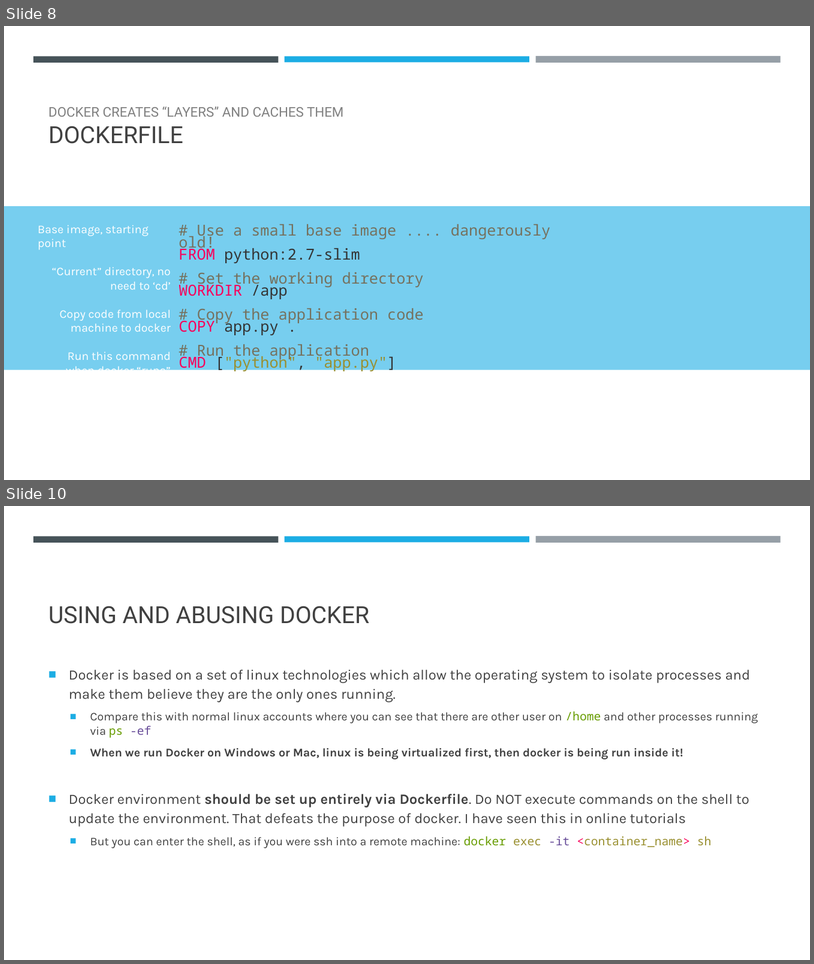
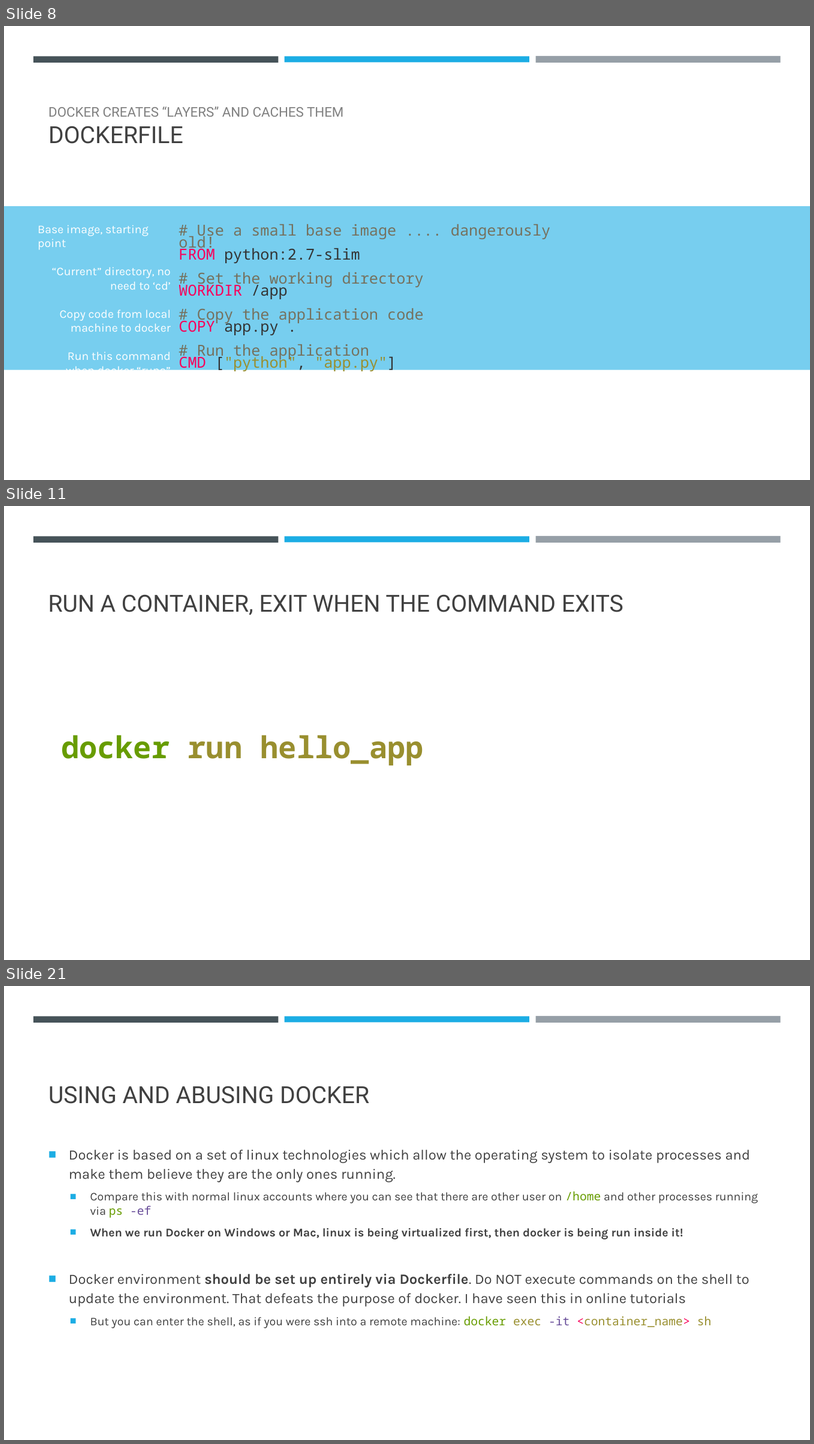
Before and after one commit to falconair/ProgrammingForAnalytics, a slide deck: lectures/120_dockerize_python_app/Docker – an introduction.pptx. Shown one above the other, each under a label of ours: slides 8 and 10 before the commit, slides 8, 11 and 21 after it; the slides between them are not shown. The pictures are 814x964 and 814x1444 pixels, drawn with LibreOffice and Linux fonts; fonts in the diff are those of the drawing. Boxes give left, top, right and bottom in pixels: in the first picture for what was removed or moved away, otherwise in the second. Text is boxed around its words. In the diff, an @@ line names an element or a change of style, - is before the commit and + after.

Commit message:
Update Docker presentation to include more detail

```diff
--- a/lectures/120_dockerize_python_app/Docker – an introduction.pptx
+++ b/lectures/120_dockerize_python_app/Docker – an introduction.pptx
@@ slide 11 added at bbox=[4, 506, 810, 960], background #FFFFFF; not listed: 3 template elements that a slide beside it also shows @@
@@ title added at bbox=[48, 594, 624, 615], 28 pt, text #404040 @@
+RUN A CONTAINER, EXIT WHEN THE COMMAND EXITS
@@ text added at bbox=[61, 735, 424, 765], 36 pt, text #998F2F, bold @@
+docker run hello_app
@@ what was slide 10 is now slide 21 @@
```
Also in this commit, not shown: 2 slides changed, 12 other slides added.
